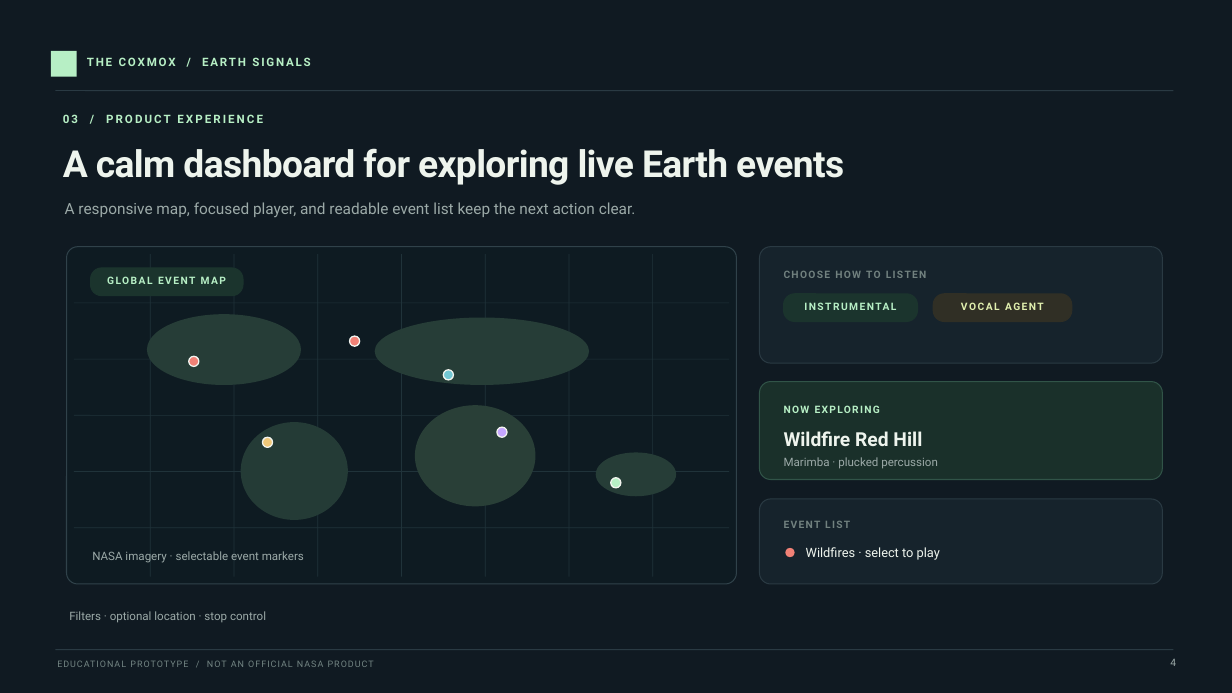
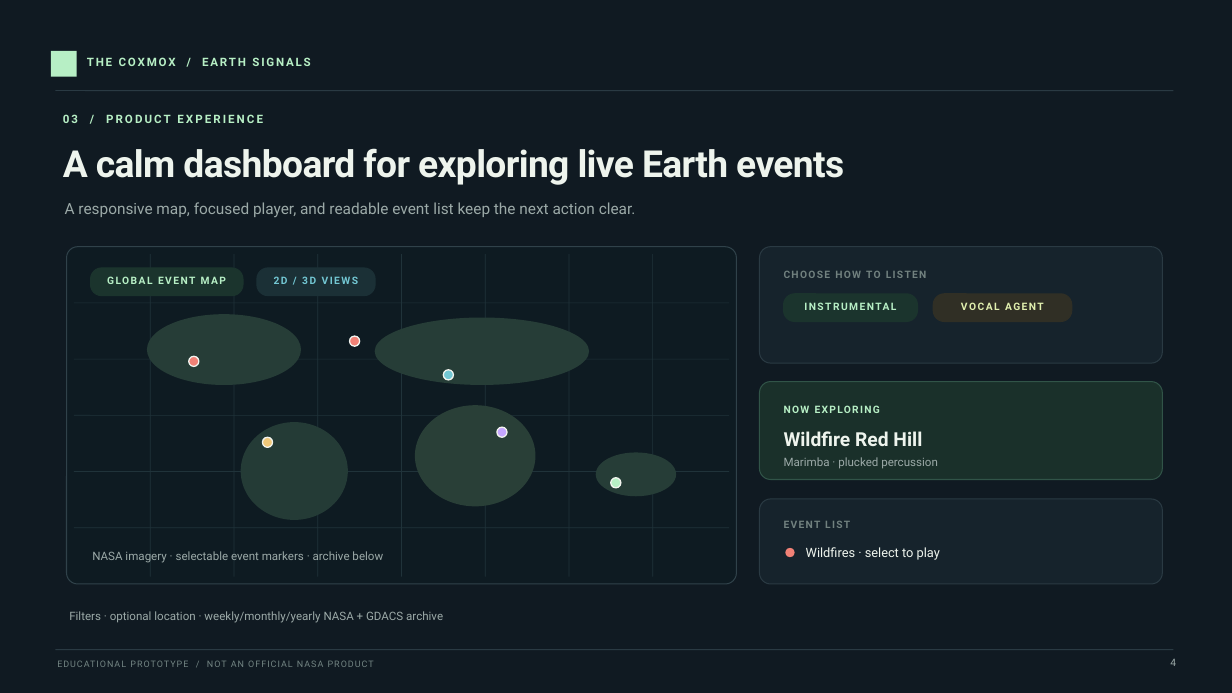
Before and after one commit to mrdarkpheonix/COXMOX, a slide deck: slide 4 of THE_COXMOX_PROJECT_PRESENTATION.pptx. Drawn at 1232x693 pixels with LibreOffice and Linux fonts; fonts in the diff are those of the drawing. Boxes give left, top, right and bottom in pixels: in the first picture for what was removed or moved away, otherwise in the second. Text is boxed around its words. In the diff, an @@ line names an element or a change of style, - is before the commit and + after.

```diff
--- a/THE_COXMOX_PROJECT_PRESENTATION.pptx
+++ b/THE_COXMOX_PROJECT_PRESENTATION.pptx
@@ rounded rectangle added at [257,268,375,296], fill #1B3036, outline #1B3036 0.8 pt @@
@@ text added at [274,276,359,284], 8 pt, text #73C7D3, bold @@
+2D / 3D VIEWS
@@ text at [92,551,383,563]: text changed @@
-NASA imagery · selectable event markers
+NASA imagery · selectable event markers · archive below
@@ text at [69,611,443,623]: text changed @@
-Filters · optional location · stop control
+Filters · optional location · weekly/monthly/yearly NASA + GDACS archive
```
Also in this commit, not shown: 3 other slides changed, 13 other files.
